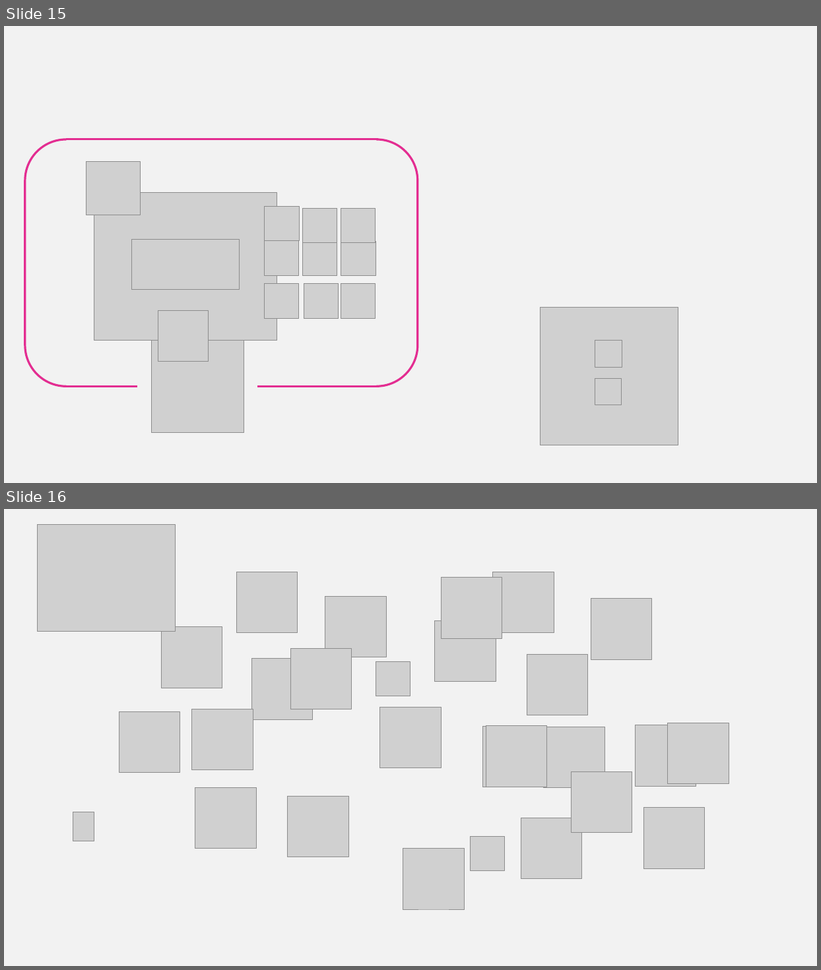
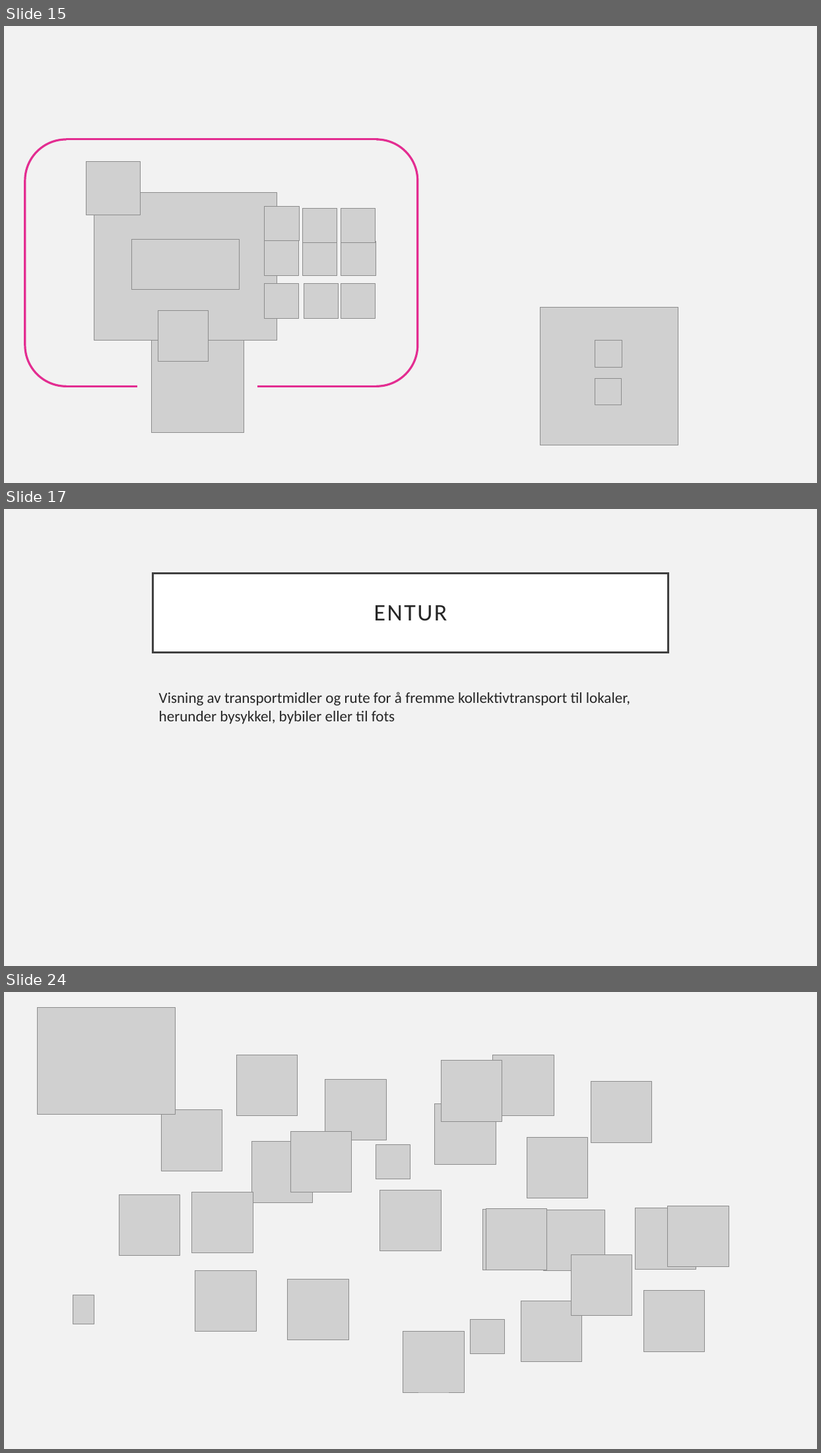
Before and after one commit to knowit/fant, a slide deck: doc/konsept/Fant-.pptx. Shown one above the other, each under a label of ours: slides 15 and 16 before the commit, slides 15, 17 and 24 after it; the slides between them are not shown. The pictures are 821x970 and 821x1453 pixels, drawn with LibreOffice and Linux fonts; fonts in the diff are those of the drawing; grey boxes stand for pictures. Boxes give left, top, right and bottom in pixels: in the first picture for what was removed or moved away, otherwise in the second. Text is boxed around its words. In the diff, an @@ line names an element or a change of style, - is before the commit and + after.

```diff
--- a/doc/konsept/Fant-.pptx
+++ b/doc/konsept/Fant-.pptx
@@ slide 17 added at bbox=[4, 509, 817, 966], background #F2F2F2 @@
@@ title added at bbox=[153, 573, 668, 652], fill #FFFFFF, outline #404040 2.5 pt, 28 pt, text #262626 @@
+ENTUR
@@ text added at bbox=[159, 692, 630, 724], 18 pt, text #262626 @@
+Visning av transportmidler og rute for å fremme kollektivtransport til lokaler, herunder bysykkel, bybiler eller til fots
@@ what was slide 16 is now slide 24 @@
```
Also in this commit, not shown: 1 slide changed, 7 other slides added.
